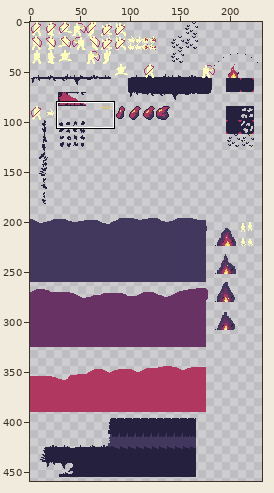
Sprite sheet, stored at graphics/spritesheet.png. The picture above shows the old version from afar; the outline marks the close-up.
Close-up. Earlier state:
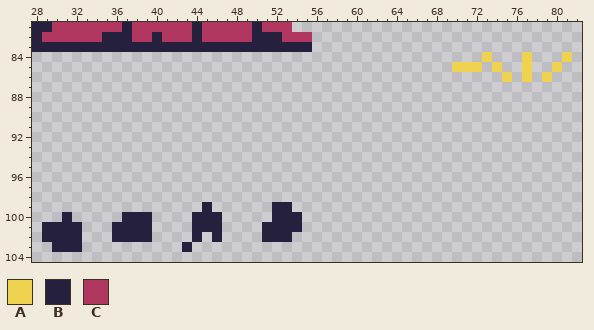
The file is 232x500 pixels. Shown: x 28..82, y 81..104. The wide view leaves out empty margins.
Palette (. is transparent): A #efd350  B #24203d  C #b0375f
Pixels before, first column x 28:
 81 BBCCCCCCCBCCCCCCBCCCCCBCCC............................
 82 BCCCCCCBBBCCBCCCBCCCCCBBBCCC..........................
 83 BBBBBBBBBBBBBBBBBBBBBBBBBBBB..........................
 84 .............................................A...A...A
 85 ..........................................AAA.A..A..A.
 86 ...............................................A.A.A..
 87 ......................................................
 88 ......................................................
 89 ......................................................
 90 ......................................................
 91 ......................................................
 92 ......................................................
 93 ......................................................
 94 ......................................................
 95 ......................................................
 96 ......................................................
 97 ......................................................
 98 ......................................................
 99 .................B......BB............................
100 ...B.....BBB....BBB.....BBB...........................
101 .BBBB...BBBB....BBB....BBBB...........................
102 .BBBB...BBBB....B.B....BBB............................
103 ..BBB..........B......................................
The result:
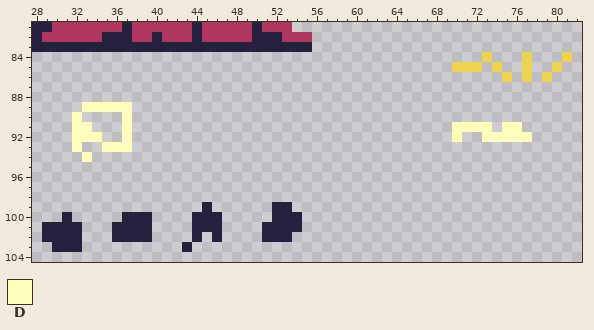
Colours new in this view: D #fffdbc
From old to new:
Changed rows in their new state; - is an unchanged pixel.
first column x 32:
 89 -DDDDD----------------------------------------
 90 D----D----------------------------------------
 91 DD---D--------------------------------DDDD-DD-
 92 DDD--D--------------------------------D--DDDDD
 93 D--DDD----------------------------------------
 94 -D--------------------------------------------
Pixel boxes of the changes (left, top, right, bottom) in both close-ups:
added: (72, 102, 132, 162)
added: (452, 122, 532, 142)
